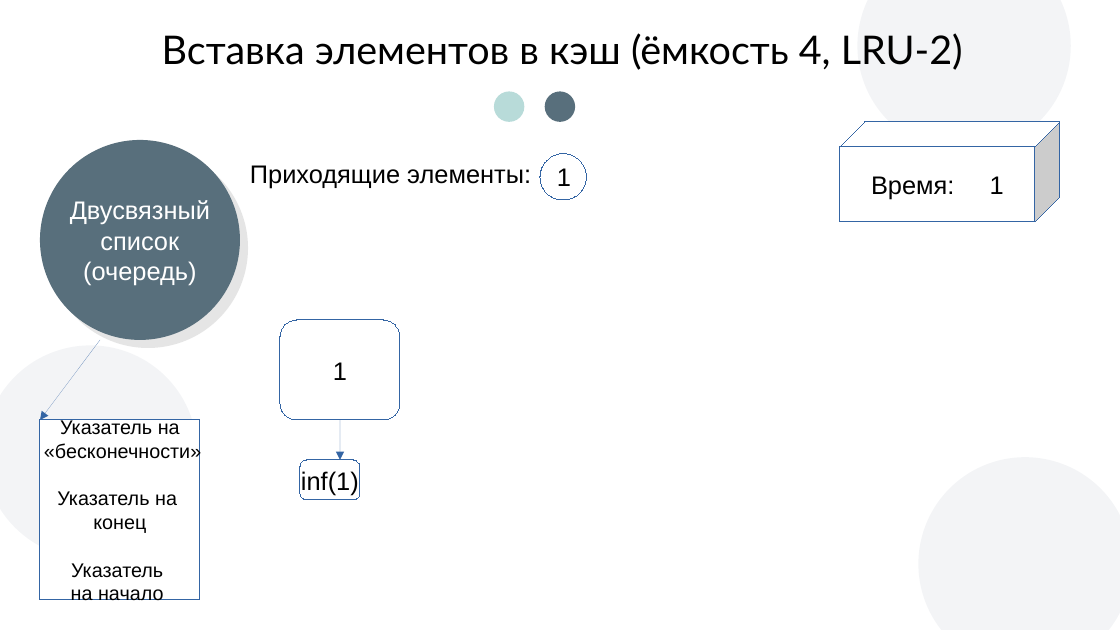
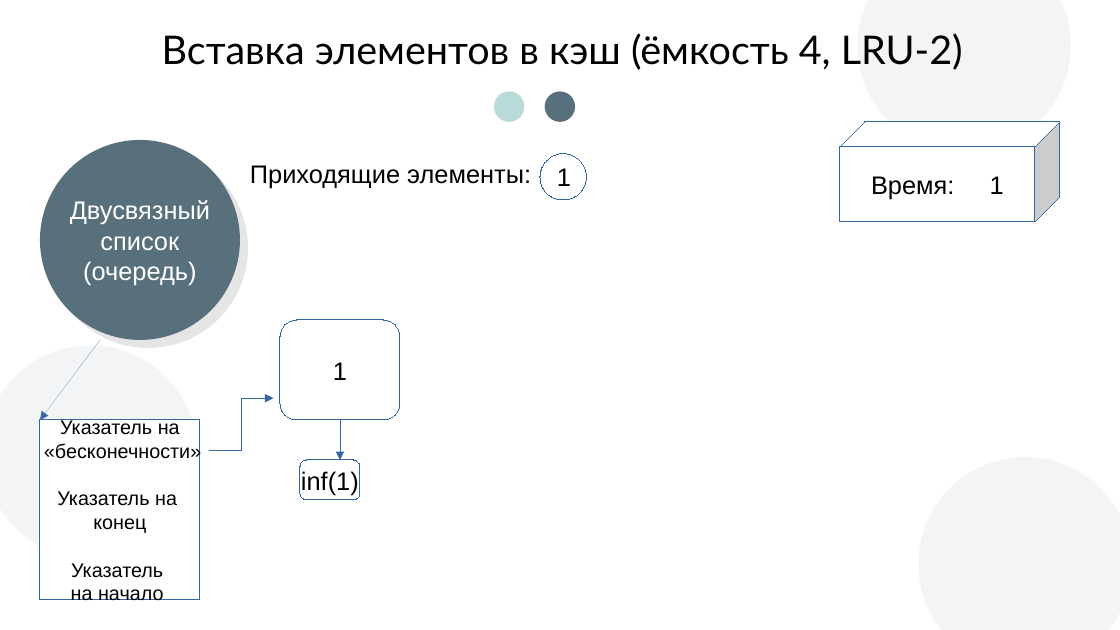
Before and after one commit to andreyStrachuk/LRU-K, a slide deck: slide 14 of Theory/Презентация LRU-K.pptx (slide 11 before the commit). Drawn at 1120x630 pixels with LibreOffice and Linux fonts; fonts in the diff are those of the drawing; background and template pictures are left out. Boxes give left, top, right and bottom in pixels: in the first picture for what was removed or moved away, otherwise in the second. Text is boxed around its words. In the diff, an @@ line names an element or a change of style, - is before the commit and + after.

```diff
--- a/Theory/Презентация LRU-K.pptx
+++ b/Theory/Презентация LRU-K.pptx
@@ elbow arrow added from (208, 450) to (273, 398), #3465A4 0 pt @@
@@ arrow removed from (340, 420) to (340, 460) @@
@@ freeform shape added at [340, 420, 340, 459], outline #3465A4 0 pt @@
```
Also in this commit, not shown: 18 other slides changed, 7 slides added, 2 slides removed, 1 other file.
